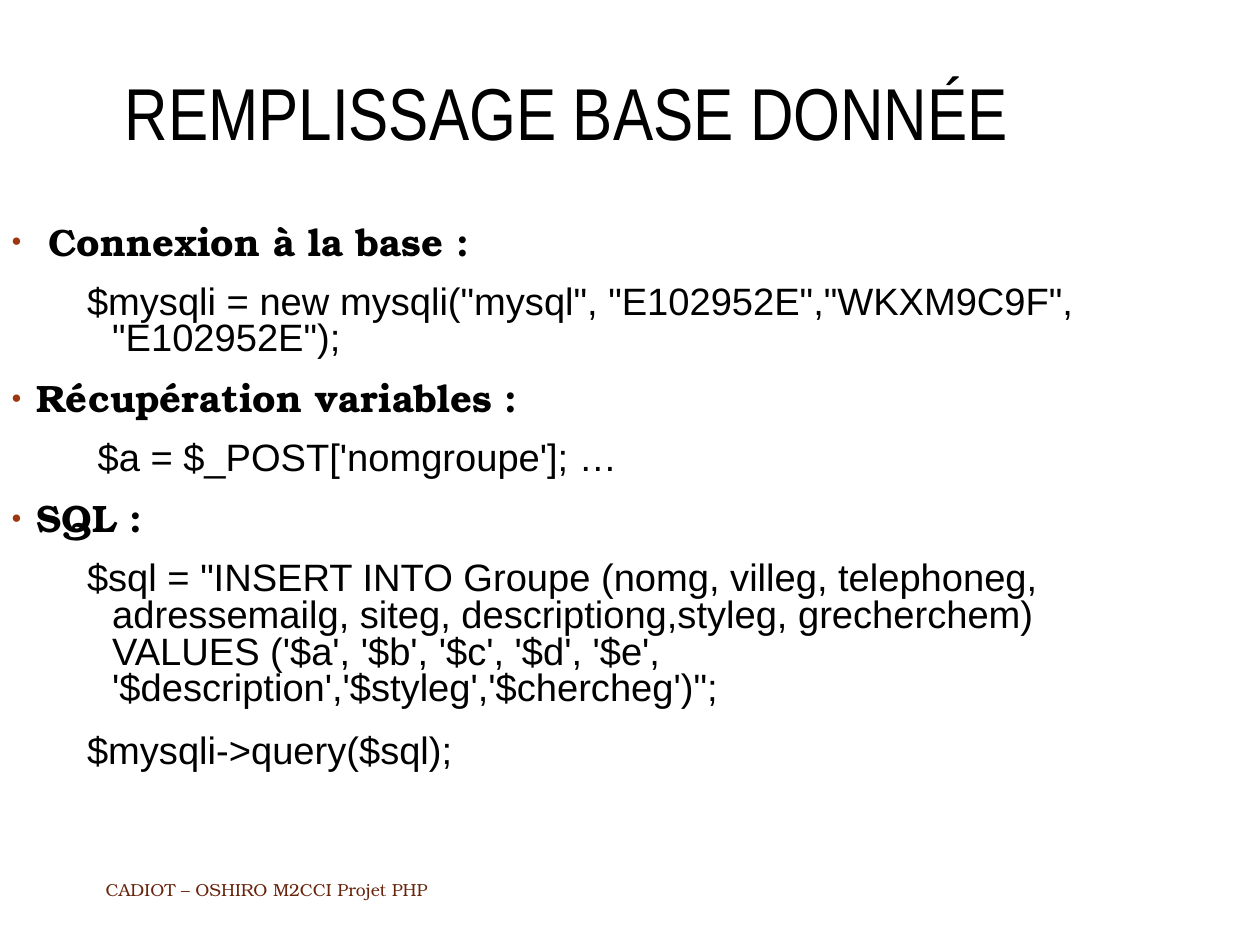
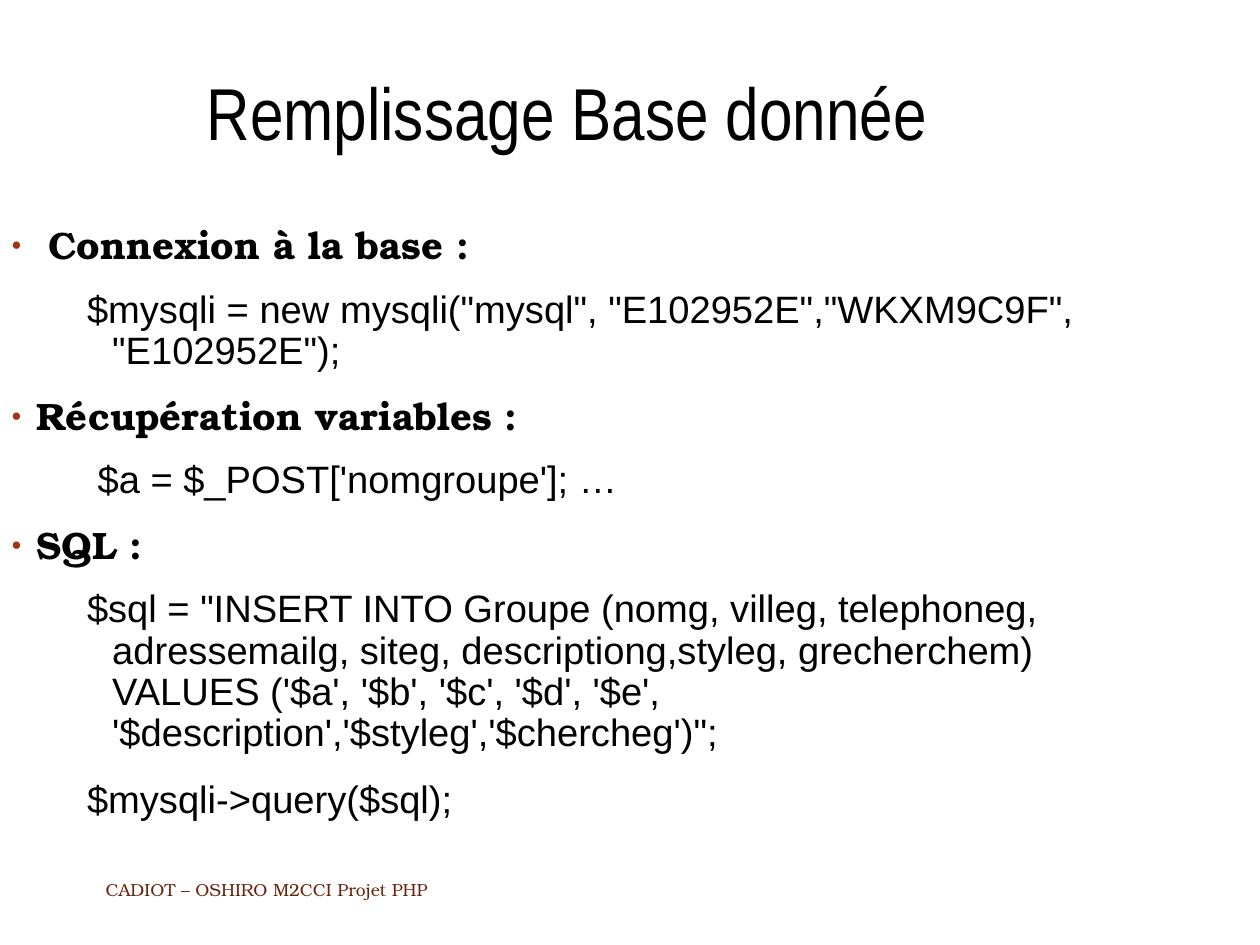
Before and after one commit to AzzakFeed/projetjava, a slide deck: slide 5 of ODT_Projet_PHP.odp. Drawn at 1260x945 pixels with LibreOffice and Linux fonts; fonts in the diff are those of the drawing; background and template pictures are left out. Boxes give left, top, right and bottom in pixels: in the first picture for what was removed or moved away, otherwise in the second. Text is boxed around its words. In the diff, an @@ line names an element or a change of style, - is before the commit and + after.

```diff
--- a/ODT_Projet_PHP.odp
+++ b/ODT_Projet_PHP.odp
@@ title at [207,86,927,154]: text changed @@
-REMPLISSAGE BASE DONNÉE
+Remplissage Base donnée
@@ text "Connexion à la base :" at [37,230,1073,754]: line spacing 0.8 to 0.9 @@
```
Also in this commit, not shown: 6 other slides changed.
